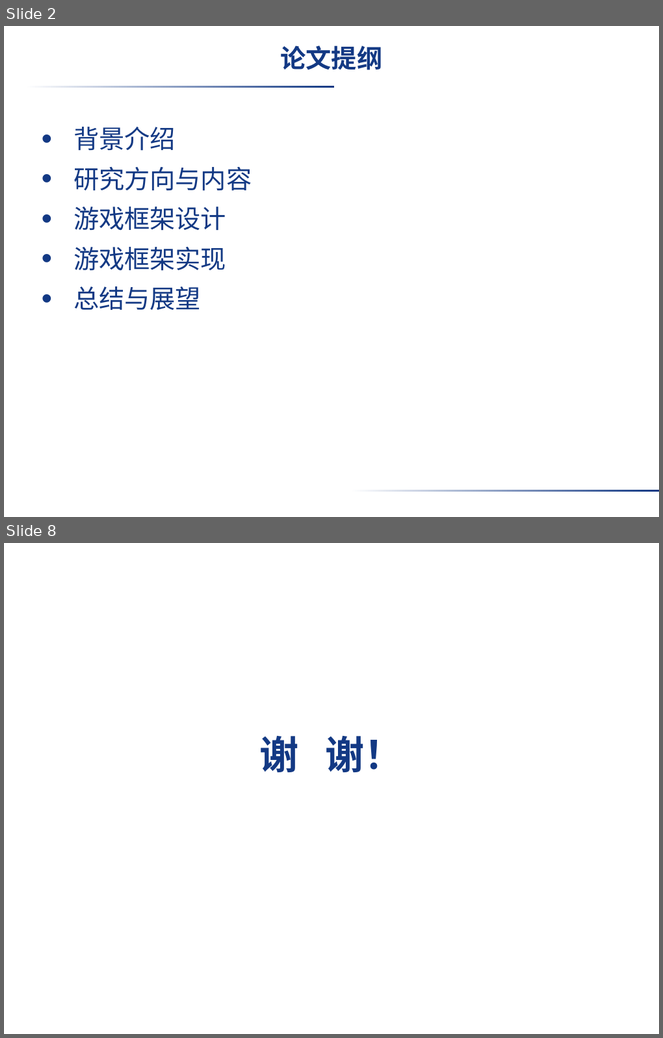
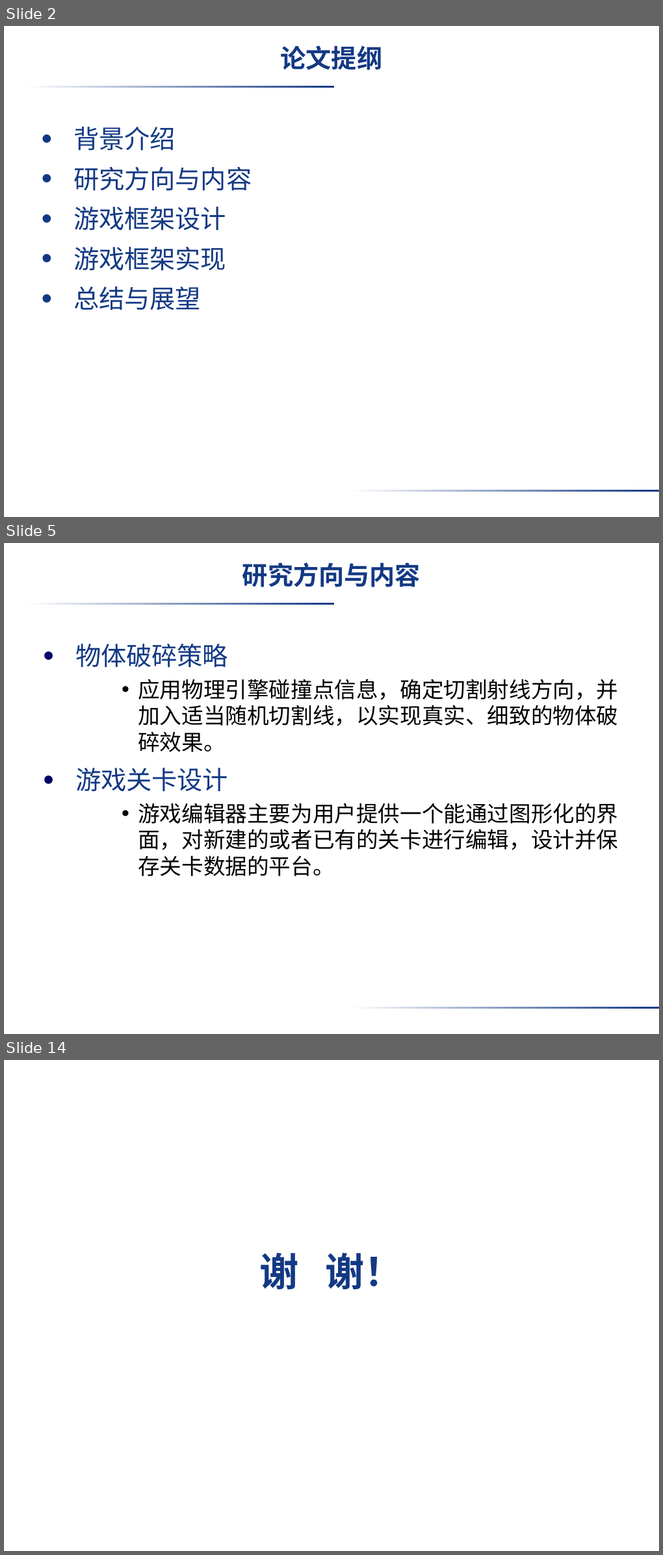
Before and after one commit to VirtuosWangH/Starling-Box2D-SiegeDuel, a slide deck: paper/学院模板/软件学院在职工程硕士答辩用PPT模板_1354065567253.ppt. Shown one above the other, each under a label of ours: slides 2 and 8 before the commit, slides 2, 5 and 14 after it; the slides between them are not shown. The pictures are 663x1038 and 663x1555 pixels, drawn with LibreOffice and Linux fonts; fonts in the diff are those of the drawing; background and template pictures are left out. Boxes give left, top, right and bottom in pixels: in the first picture for what was removed or moved away, otherwise in the second. Text is boxed around its words. In the diff, an @@ line names an element or a change of style, - is before the commit and + after.

```diff
--- a/paper/学院模板/软件学院在职工程硕士答辩用PPT模板_1354065567253.ppt
+++ b/paper/学院模板/软件学院在职工程硕士答辩用PPT模板_1354065567253.ppt
@@ slide 5 added at [4, 543, 659, 1034], background picture (left out); not listed: 2 template elements that a slide beside it also shows @@
@@ title added at [243, 563, 421, 587], 28 pt, text #133984, bold @@
+研究方向与内容
@@ text added at [76, 644, 618, 876], 24 pt, text #000000 @@
+  • 物体破碎策略
+    • 应用物理引擎碰撞点信息，确定切割射线方向，并加入适当随机切割线，以实现真实、细致的物体破碎效果。
+  • 游戏关卡设计
+    • 游戏编辑器主要为用户提供一个能通过图形化的界面，对新建的或者已有的关卡进行编辑，设计并保存关卡数据的平台。
@@ what was slide 8 is now slide 14 @@
```
Also in this commit, not shown: 1 slide changed, 9 other slides added, 5 slides removed, 1 other file.
